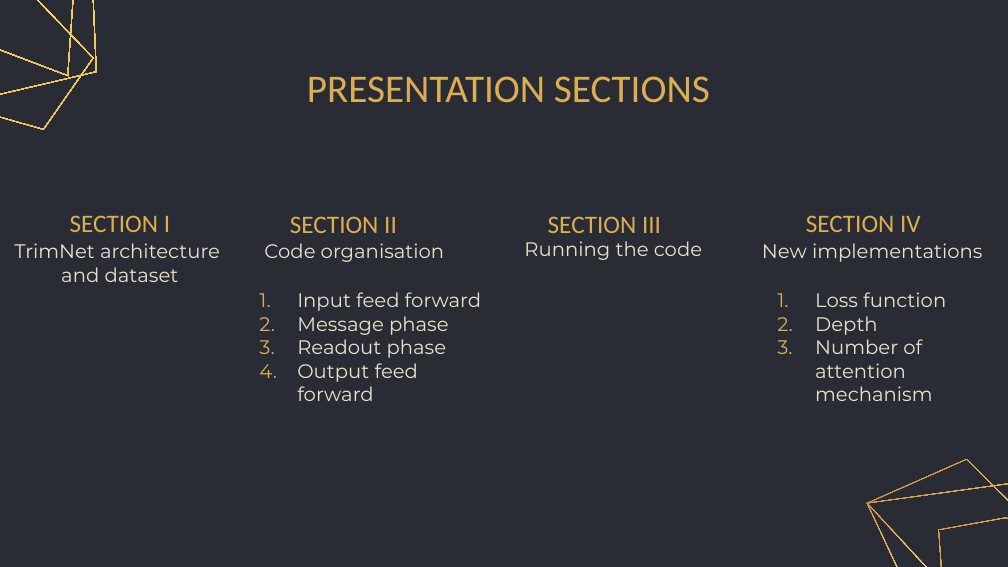
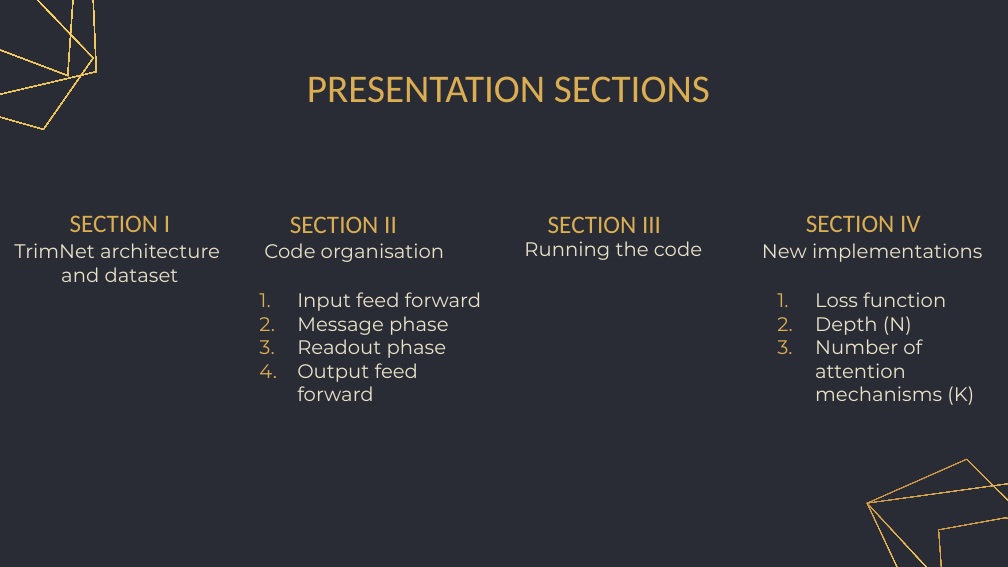
Before and after one commit to gretagrassmann/Machine-Learning-Exam, a slide deck: slide 2 of ML_presentation.pptx. Drawn at 1008x567 pixels with LibreOffice and Linux fonts; fonts in the diff are those of the drawing. Boxes give left, top, right and bottom in pixels: in the first picture for what was removed or moved away, otherwise in the second. Text is boxed around its words. In the diff, an @@ line names an element or a change of style, - is before the commit and + after.

```diff
--- a/ML_presentation.pptx
+++ b/ML_presentation.pptx
@@ text at bbox=[815, 316, 974, 405]: text changed @@
-2. Depth
-3. Number of attention mechanism
+2. Depth (N)
+3. Number of attention mechanisms (K)
```
Also in this commit, not shown: 5 other slides changed.
